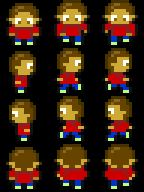
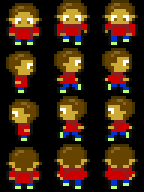
Before/after of a 144x192 layered artwork. What changed in the layer stack:
painted on "Sprites" over [6, 51, 135, 123]
